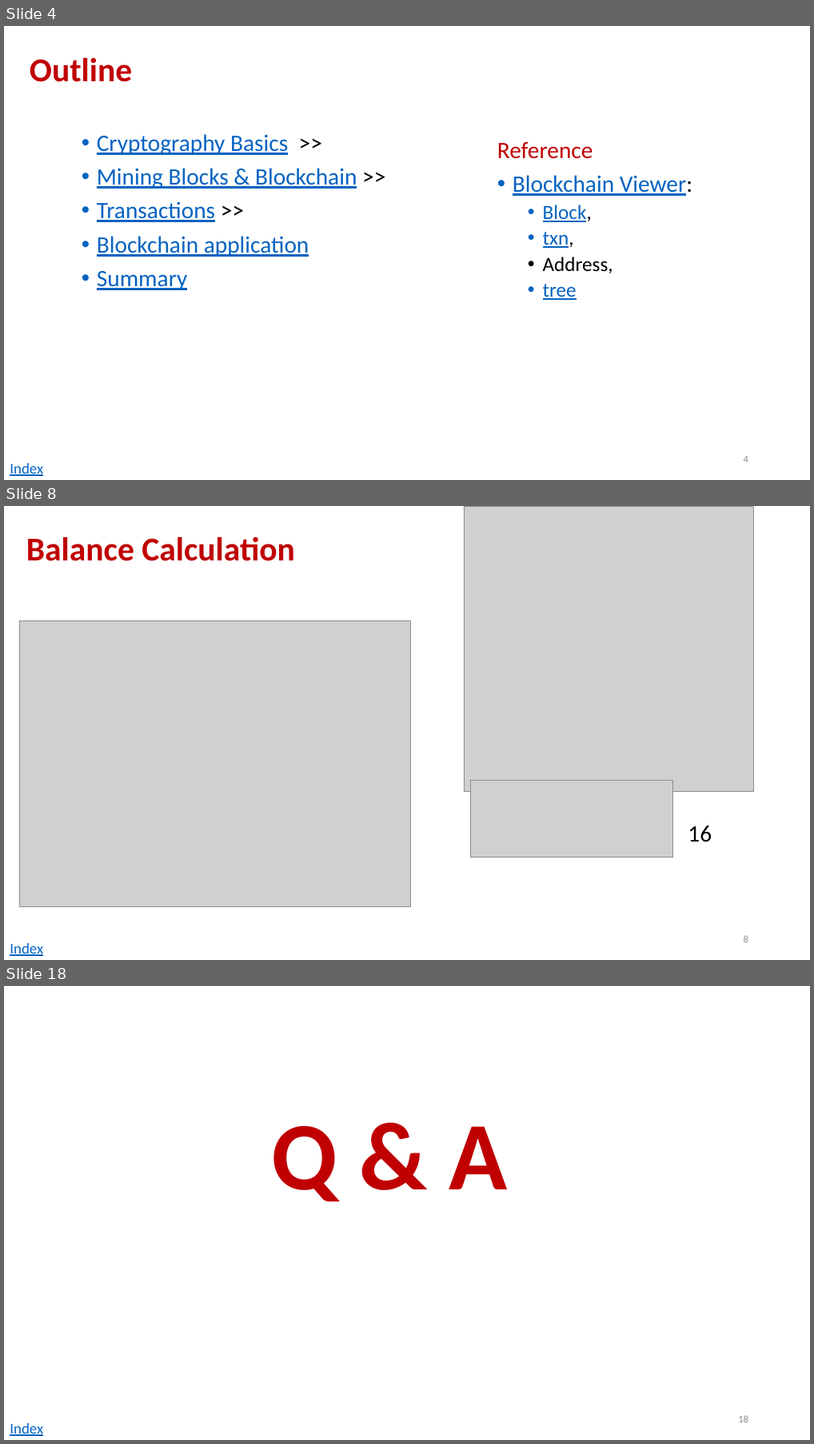
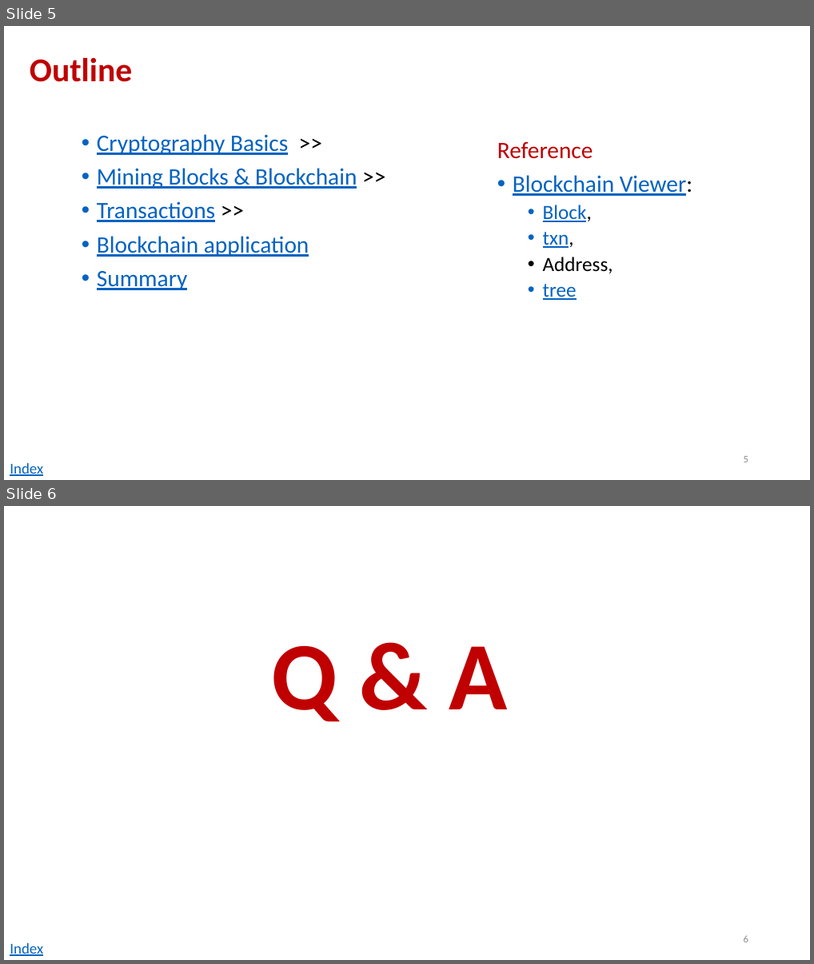
Before and after one commit to andyplusplus/blockchain, a slide deck: how_bitcoin_works/home.pptx. Shown one above the other, each under a label of ours: slides 4, 8 and 18 before the commit, slides 5 and 6 after it; the slides between them are not shown. The pictures are 814x1444 and 814x964 pixels, drawn with LibreOffice and Linux fonts; fonts in the diff are those of the drawing; grey boxes stand for pictures. Boxes give left, top, right and bottom in pixels: in the first picture for what was removed or moved away, otherwise in the second. Text is boxed around its words. In the diff, an @@ line names an element or a change of style, - is before the commit and + after.

```diff
--- a/how_bitcoin_works/home.pptx
+++ b/how_bitcoin_works/home.pptx
@@ slide 8 removed at (4, 506, 810, 960), background #FFFFFF @@
@@ picture removed at (464, 506, 754, 792) @@
@@ title removed at (26, 536, 295, 561) @@
-Balance Calculation
@@ picture removed at (20, 621, 411, 907) @@
@@ picture removed at (471, 780, 674, 857) @@
@@ text removed at (688, 825, 712, 842) @@
-16
@@ page number removed at (744, 935, 749, 942) @@
-8
@@ text removed at (10, 943, 43, 956) @@
-Index
@@ what was slide 4 is now slide 5 @@
@@ page number at (744, 456, 749, 462): text changed @@
-4
+5
@@ what was slide 18 is now slide 6 @@
@@ page number at (744, 935, 749, 942): text changed @@
-18
+6
```
Also in this commit, not shown: 1 slide added, 12 other slides removed, 1 other file.
